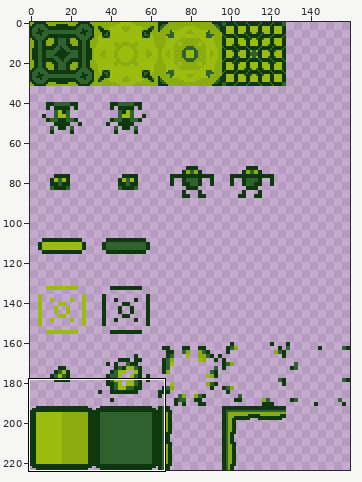
File history of a sprite sheet, Tileset32.png. Above, an overview of the earlier version with the close-up marked.
Close-up. Old version:
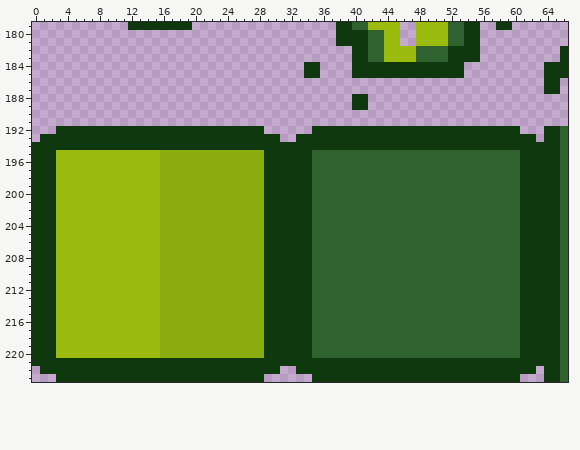
The file is 160x224 pixels. Shown: x 0..66, y 179..223.
New version:
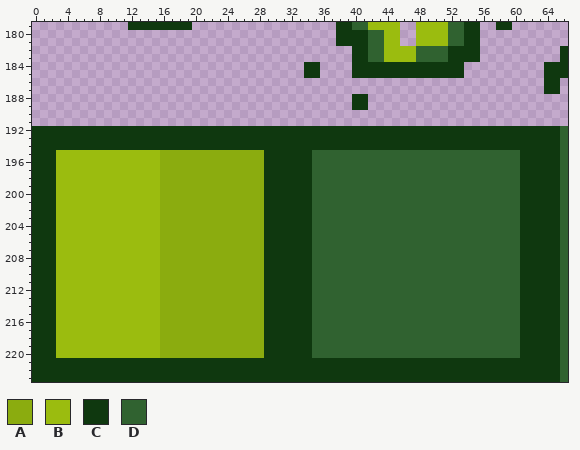
Palette (. is transparent): A #8bac0f  B #9bbc0f  C #0f380f  D #306230
The exact change:
Colour C is added in row 192 at x 0 to 2, 29 to 34 and 61 to 63; in row 193 at x 0, 31 to 32 and 63; in row 222 at x 0, 31 to 32 and 63; in row 223 at x 0 to 2, 29 to 34 and 61 to 63.
